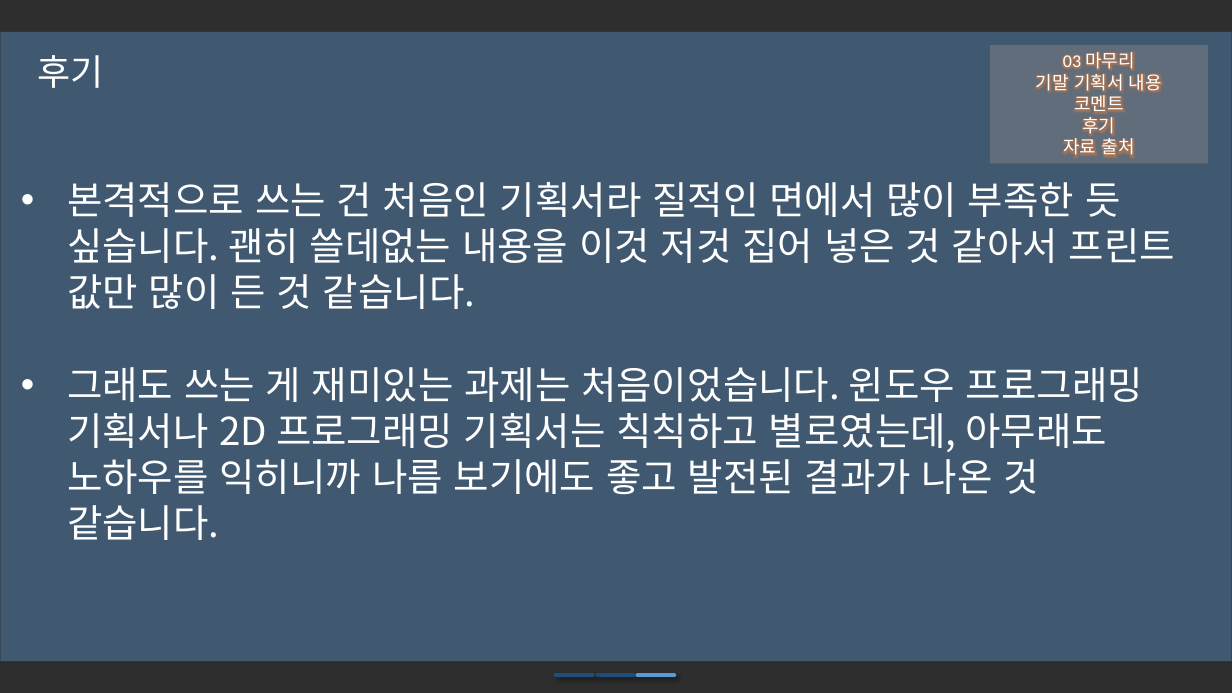
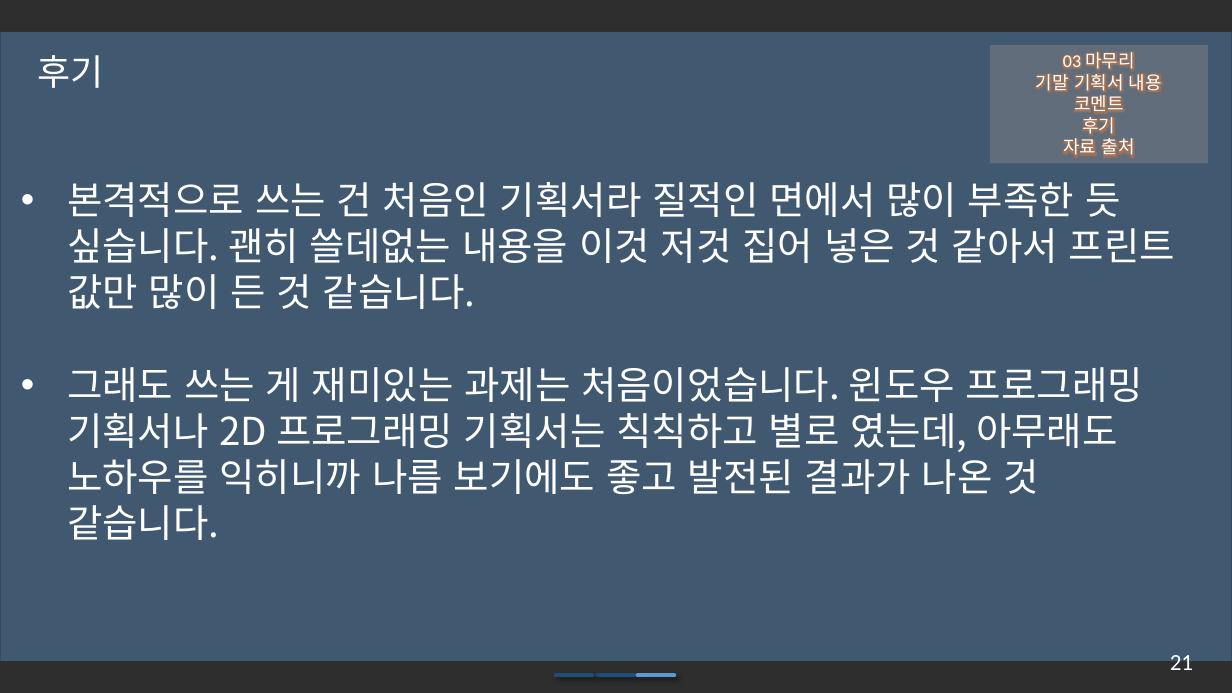
Before and after one commit to iconstudio/2017-Platformer, a slide deck: slide 22 of slides/Cosmos_20171105.pptx. Drawn at 1232x693 pixels with LibreOffice and Linux fonts; fonts in the diff are those of the drawing; background and template pictures are left out; a plain dark background stands for a picture behind light text. Boxes give left, top, right and bottom in pixels: in the first picture for what was removed or moved away, otherwise in the second. Text is boxed around its words. In the diff, an @@ line names an element or a change of style, - is before the commit and + after.

```diff
--- a/slides/Cosmos_20171105.pptx
+++ b/slides/Cosmos_20171105.pptx
@@ text at bbox=[67, 367, 1143, 540]: spaces changed @@
-• 그래도 쓰는 게 재미있는 과제는 처음이었습니다. 윈도우 프로그래밍 기획서나 2D 프로그래밍 기획서는 칙칙하고 별로였는데, 아무래도 노하우를 익히니까 나름 보기에도 좋고 발전된 결과가 나온 것 같습니다.
+• 그래도 쓰는 게 재미있는 과제는 처음이었습니다. 윈도우 프로그래밍 기획서나 2D 프로그래밍 기획서는 칙칙하고 별로 였는데, 아무래도 노하우를 익히니까 나름 보기에도 좋고 발전된 결과가 나온 것 같습니다.
@@ text added at bbox=[1170, 655, 1193, 677], 18 pt, text #FFFFFF @@
+21
```
Also in this commit, not shown: 20 other slides changed.
